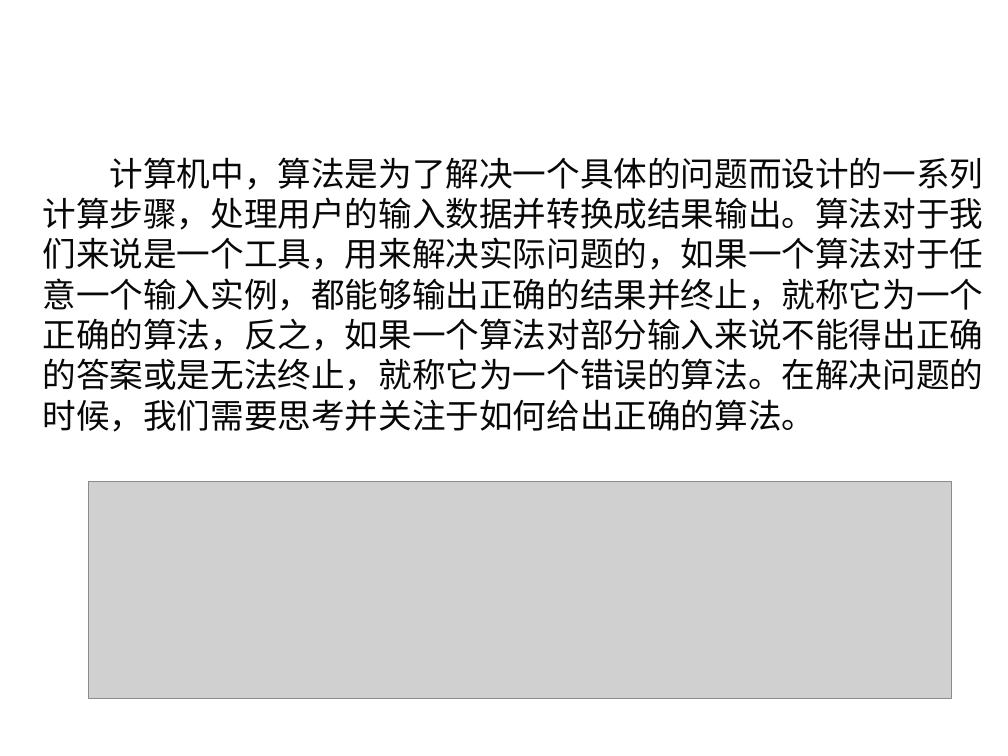
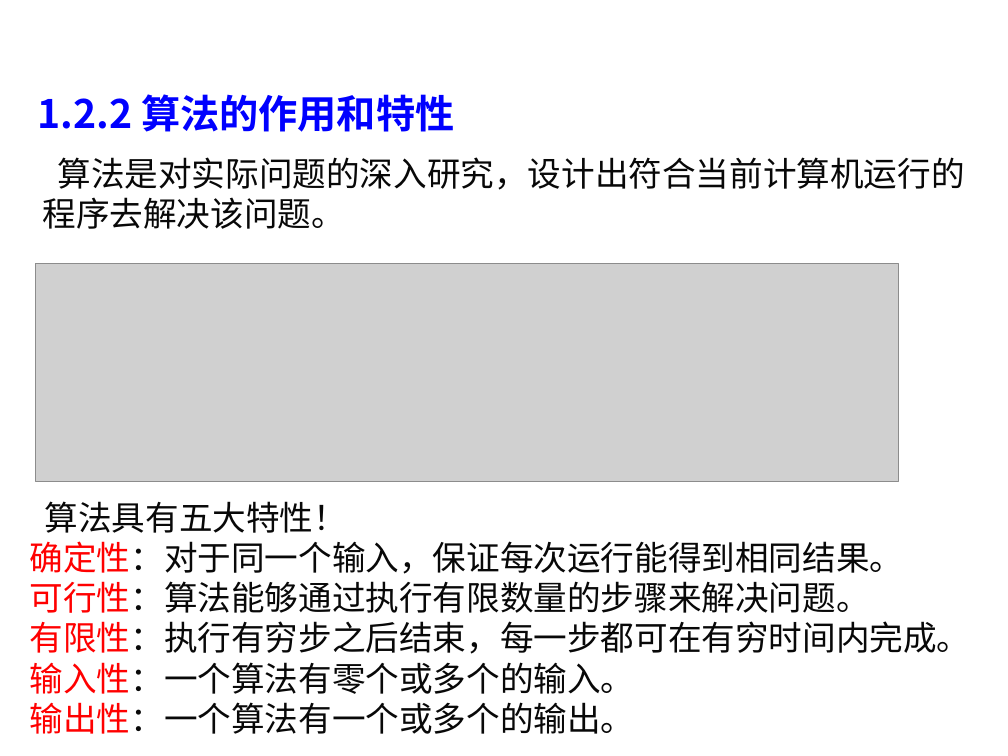
Before and after one commit to liutongling/DP, a slide deck: slide 10 of file/第1章 概论.pptx (slide 9 before the commit). Drawn at 1008x756 pixels with LibreOffice and Linux fonts; fonts in the diff are those of the drawing; grey boxes stand for pictures; background and template pictures are left out. Boxes give left, top, right and bottom in pixels: in the first picture for what was removed or moved away, otherwise in the second. Text is boxed around its words. In the diff, an @@ line names an element or a change of style, - is before the commit and + after.

Commit message:
完成第一章的ppt

```diff
--- a/file/第1章 概论.pptx
+++ b/file/第1章 概论.pptx
@@ text added at <box>38,94,454,132</box>, 28 pt, text #0000FF, bold @@
+1.2.2 算法的作用和特性
@@ text at <box>43,157,965,229</box>: text changed @@
-计算机中，算法是为了解决一个具体的问题而设计的一系列计算步骤，处理用户的输入数据并转换成结果输出。算法对于我们来说是一个工具，用来解决实际问题的，如果一个算法对于任意一个输入实例，都能够输出正确的结果并终止，就称它为一个正确的算法，反之，如果一个算法对部分输入来说不能得出正确的答案或是无法终止，就称它为一个错误的算法。在解决问题的时候，我们需要思考并关注于如何给出正确的算法。
+算法是对实际问题的深入研究，设计出符合当前计算机运行的程序去解决该问题。
@@ picture: place and size @@
-picture at <box>89,481,952,699</box>
+picture at <box>35,263,898,481</box>
@@ text added at <box>30,501,971,734</box>, 24 pt, text #080808 @@
+算法具有五大特性！
+确定性：对于同一个输入，保证每次运行能得到相同结果。
+可行性：算法能够通过执行有限数量的步骤来解决问题。
+有限性：执行有穷步之后结束，每一步都可在有穷时间内完成。
+输入性：一个算法有零个或多个的输入。
+输出性：一个算法有一个或多个的输出。
```
Also in this commit, not shown: 5 other slides changed, 13 slides added.
